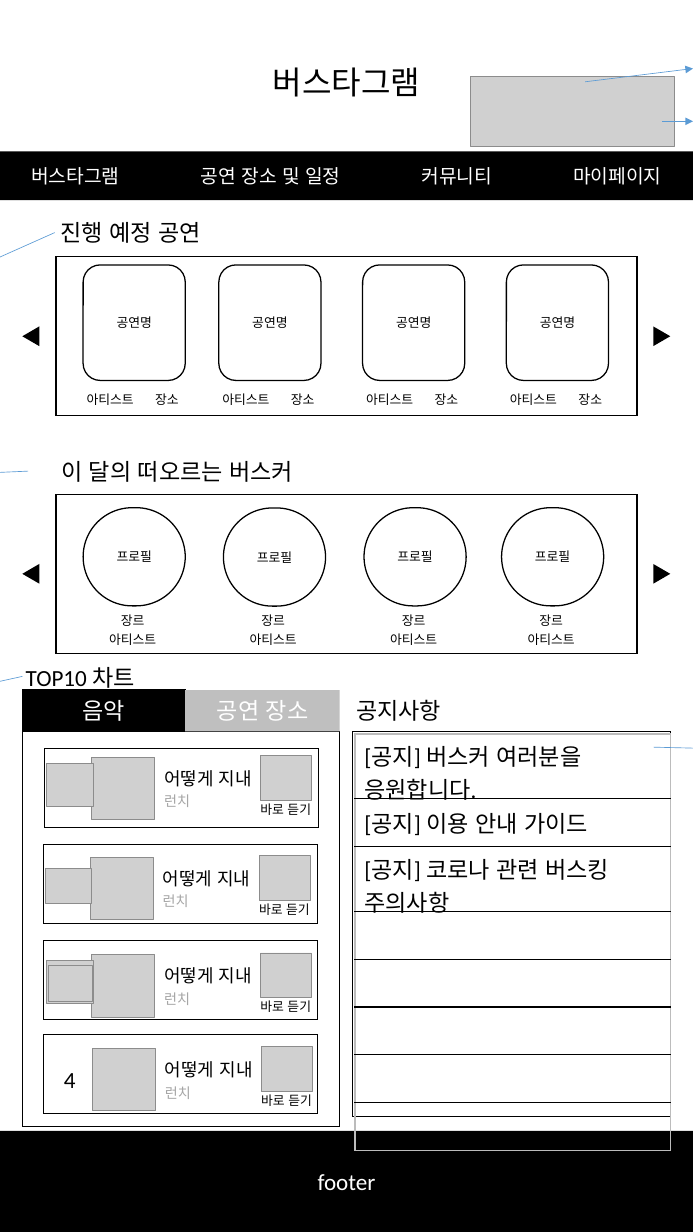
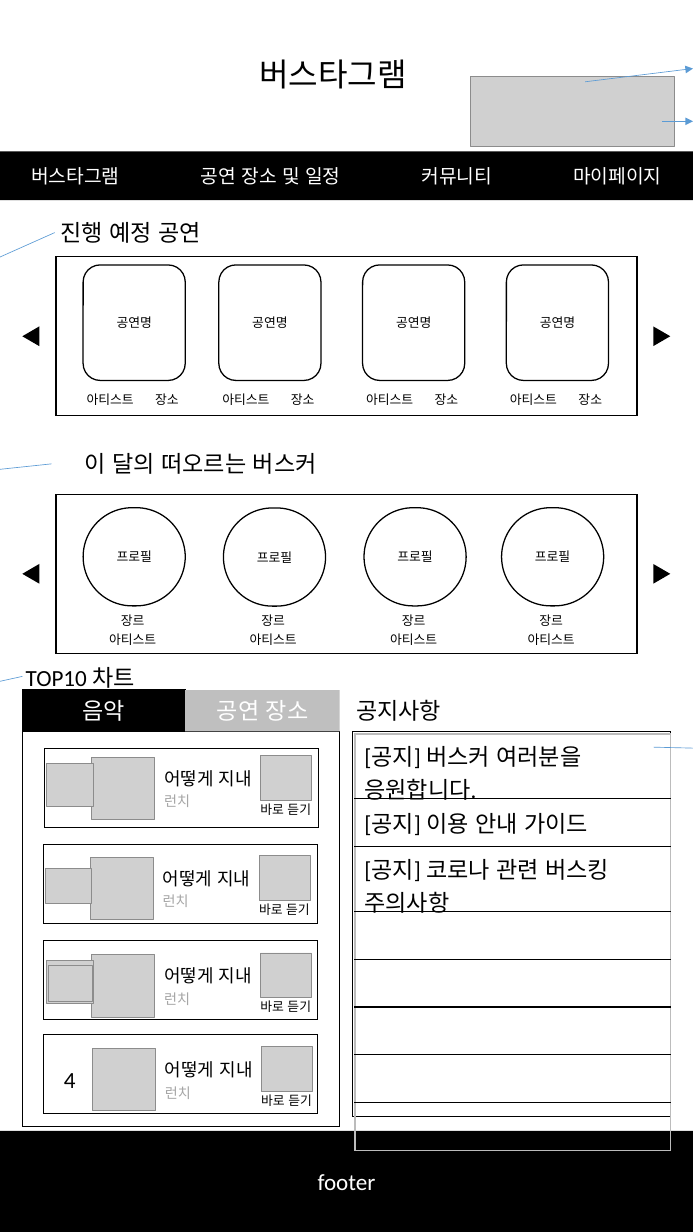
Before and after one commit to wonik-kim/Project_Bustagram, a slide deck: slide 2 of 기획서/버스타그램_화면설계서.pptx. Drawn at 693x1232 pixels with LibreOffice and Linux fonts; fonts in the diff are those of the drawing; grey boxes stand for pictures. Boxes give left, top, right and bottom in pixels: in the first picture for what was removed or moved away, otherwise in the second. Text is boxed around its words. In the diff, an @@ line names an element or a change of style, - is before the commit and + after.

```diff
--- a/기획서/버스타그램_화면설계서.pptx
+++ b/기획서/버스타그램_화면설계서.pptx
@@ text "버스타그램": place and size @@
-text "버스타그램" at bbox=[273, 67, 420, 97]
+text "버스타그램" at bbox=[259, 59, 406, 89]
@@ text "이 달의 떠오르는 버스커": place and size @@
-text "이 달의 떠오르는 버스커" at bbox=[61, 461, 293, 482]
+text "이 달의 떠오르는 버스커" at bbox=[85, 453, 317, 474]
@@ arrow moved from (29, 471) - (0, 475) to (52, 464) - (0, 475) @@
```
Also in this commit, not shown: 13 other files.
